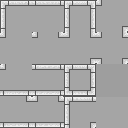
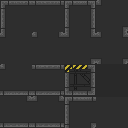
Two versions of the same layered image (128x128). Layer-by-layer changes:
painted on "Layer 7" over (0, 0, 128, 128)
